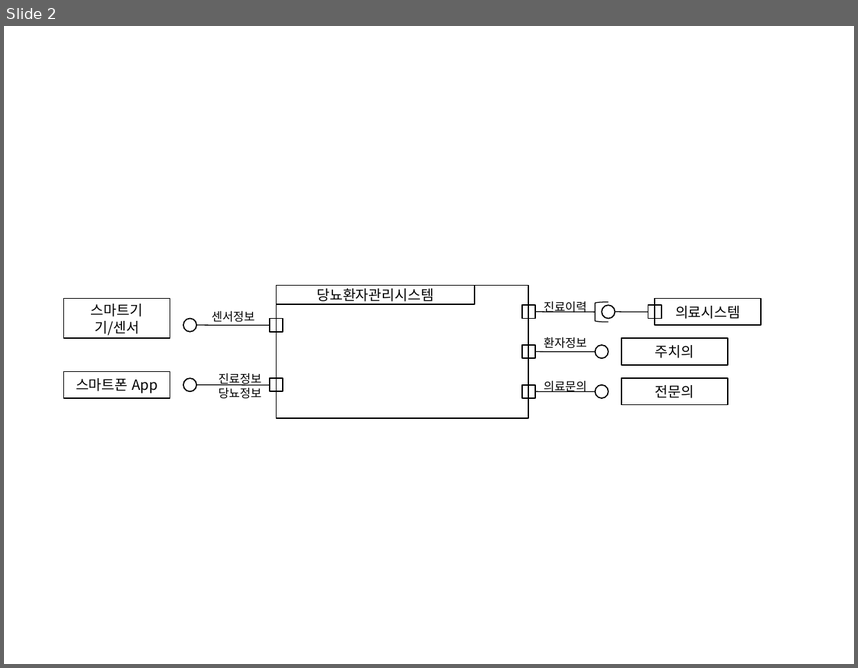
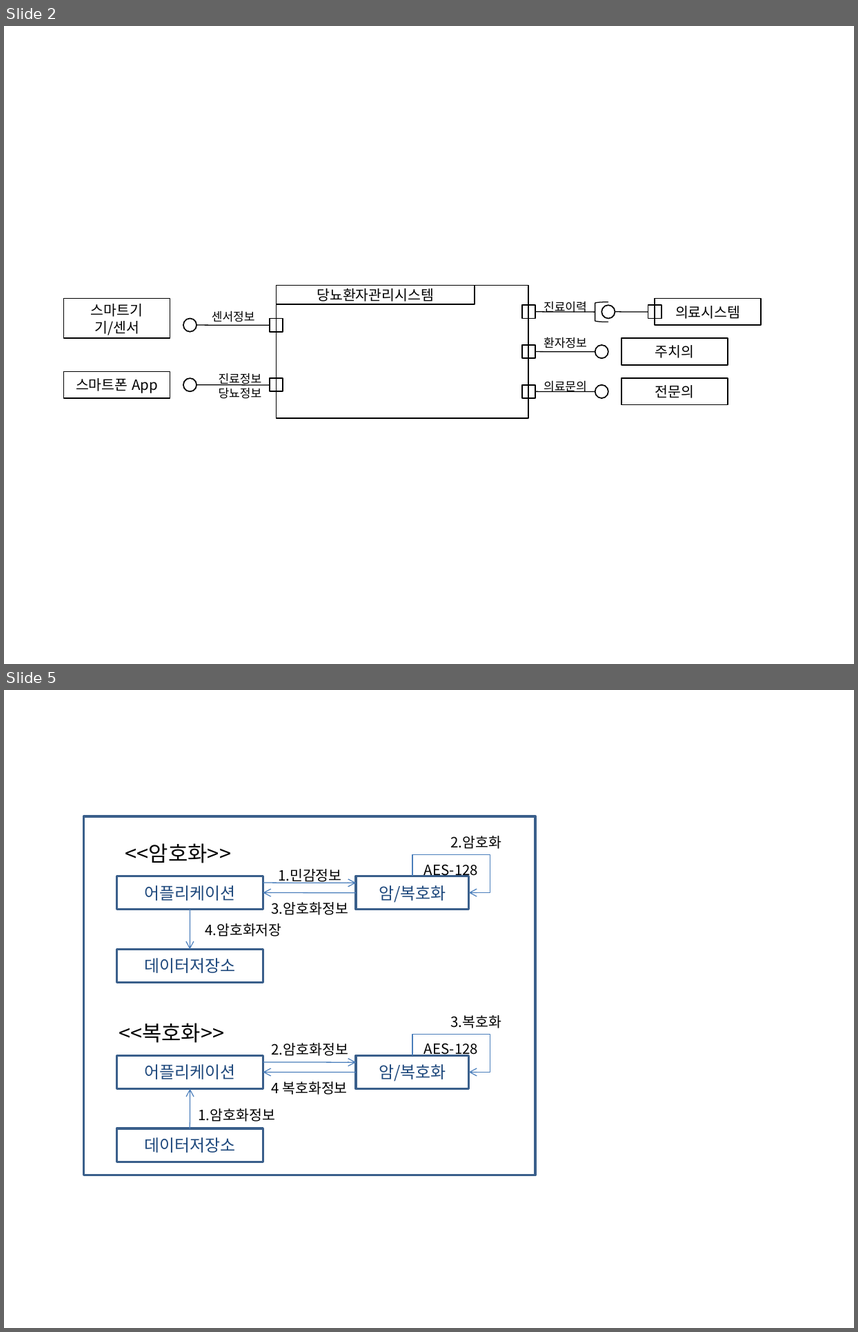
Before and after one commit to parduck/AAproject, a slide deck: 당뇨환자관리시스템_그림.pptx. Shown one above the other, each under a label of ours: slide 2 before the commit, slides 2 and 5 after it; the slides between them are not shown. The pictures are 858x668 and 858x1332 pixels, drawn with LibreOffice and Linux fonts; fonts in the diff are those of the drawing. Boxes give left, top, right and bottom in pixels: in the first picture for what was removed or moved away, otherwise in the second. Text is boxed around its words. In the diff, an @@ line names an element or a change of style, - is before the commit and + after.

```diff
--- a/당뇨환자관리시스템_그림.pptx
+++ b/당뇨환자관리시스템_그림.pptx
@@ slide 5 added at bbox=[4, 690, 854, 1328], background #FFFFFF @@
@@ rectangle added at bbox=[84, 816, 535, 1174], outline #3A5F8C 2 pt @@
@@ text added at bbox=[125, 843, 231, 863], 18 pt, text #000000 @@
+<<암호화>>
@@ elbow arrow added from (412, 876) to (469, 892), #4B7EBC 0.75 pt @@
@@ text added at bbox=[450, 836, 501, 849], 12 pt, text #000000 @@
+2.암호화
@@ text added at bbox=[278, 869, 342, 883], 12 pt, text #000000 @@
+1.민감정보
@@ text added at bbox=[424, 864, 478, 879], 12 pt, text #000000 @@
+AES-128
@@ rectangle added at bbox=[117, 876, 263, 909], outline #3A5F8C 2 pt, 14 pt, text #1F497D @@
+어플리케이션
@@ arrow added from (263, 883) to (356, 883), #4B7EBC 0.75 pt @@
@@ arrow added from (356, 892) to (263, 892), #4B7EBC 0.75 pt @@
@@ rectangle added at bbox=[356, 876, 469, 909], outline #3A5F8C 2 pt, 14 pt, text #1F497D @@
+암/복호화
@@ arrow added from (190, 909) to (190, 949), #4B7EBC 0.75 pt @@
@@ text added at bbox=[271, 902, 348, 915], 12 pt, text #000000 @@
+3.암호화정보
@@ text added at bbox=[205, 923, 281, 936], 12 pt, text #000000 @@
+4.암호화저장
@@ rectangle added at bbox=[117, 949, 263, 983], outline #3A5F8C 2 pt, 14 pt, text #1F497D @@
+데이터저장소
@@ text added at bbox=[450, 1015, 501, 1028], 12 pt, text #000000 @@
+3.복호화
@@ text added at bbox=[119, 1023, 224, 1043], 18 pt, text #000000 @@
+<<복호화>>
@@ elbow arrow added from (412, 1056) to (469, 1072), #4B7EBC 0.75 pt @@
@@ rectangle added at bbox=[117, 1056, 263, 1089], outline #3A5F8C 2 pt, 14 pt, text #1F497D @@
+어플리케이션
@@ text added at bbox=[271, 1043, 348, 1056], 12 pt, text #000000 @@
+2.암호화정보
@@ rectangle added at bbox=[356, 1056, 469, 1089], outline #3A5F8C 2 pt, 14 pt, text #1F497D @@
+암/복호화
@@ text added at bbox=[424, 1043, 478, 1057], 12 pt, text #000000 @@
+AES-128
@@ arrow added from (263, 1063) to (356, 1063), #4B7EBC 0.75 pt @@
@@ arrow added from (356, 1072) to (263, 1072), #4B7EBC 0.75 pt @@
@@ text added at bbox=[271, 1081, 347, 1094], 12 pt, text #000000 @@
+4 복호화정보
@@ arrow added from (190, 1129) to (190, 1089), #4B7EBC 0.75 pt @@
@@ text added at bbox=[199, 1108, 275, 1121], 12 pt, text #000000 @@
+1.암호화정보
@@ rectangle added at bbox=[117, 1129, 263, 1162], outline #3A5F8C 2 pt, 14 pt, text #1F497D @@
+데이터저장소
```
Also in this commit, not shown: 3 other slides added, 2 other files.
